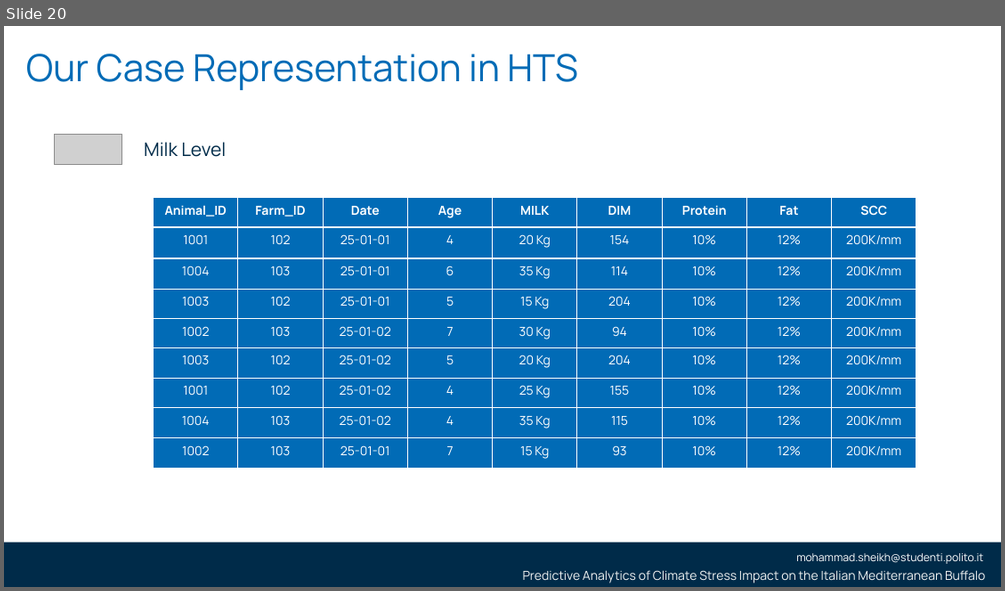
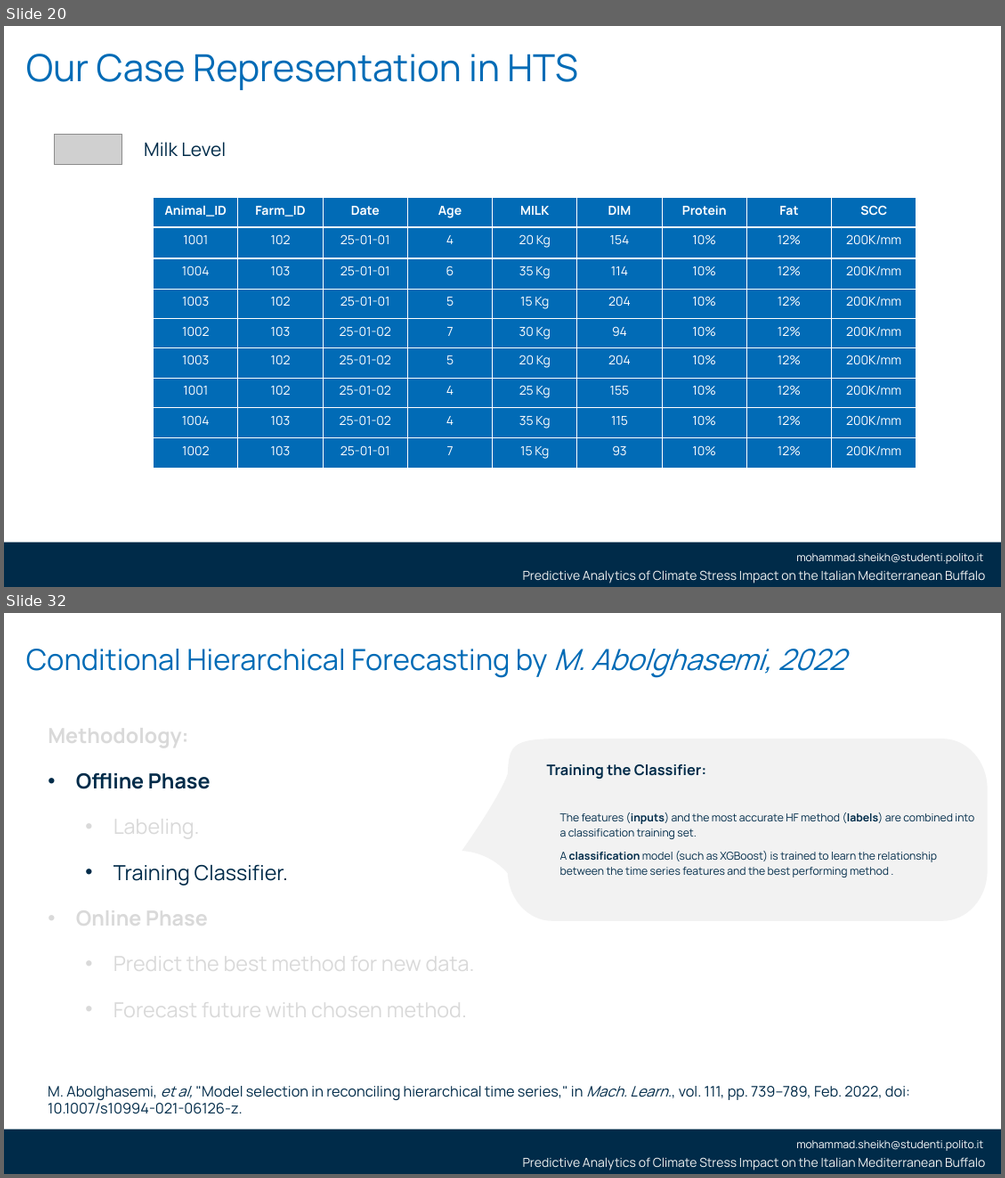
Before and after one commit to smsag99/Thesis, a slide deck: Presentation/thesisPresentation3.pptx. Shown one above the other, each under a label of ours: slide 20 before the commit, slides 20 and 32 after it; the slides between them are not shown. The pictures are 1005x591 and 1005x1178 pixels, drawn with LibreOffice and Linux fonts; fonts in the diff are those of the drawing; grey boxes stand for pictures; background and template pictures are left out. Boxes give left, top, right and bottom in pixels: in the first picture for what was removed or moved away, otherwise in the second. Text is boxed around its words. In the diff, an @@ line names an element or a change of style, - is before the commit and + after.

```diff
--- a/Presentation/thesisPresentation3.pptx
+++ b/Presentation/thesisPresentation3.pptx
@@ slide 32 added at box(4, 613, 1001, 1174), background #FFFFFF; not listed: 3 template elements that a slide beside it also shows @@
@@ text added at box(26, 649, 845, 678), 28 pt, text #006BB6 @@
+Conditional Hierarchical Forecasting by M. Abolghasemi, 2022
@@ text added at box(48, 721, 475, 1023), 20 pt, text #D9D9D9 @@
+Methodology:
+• Offline Phase
+  • Labeling.
+  • Training Classifier.
+• Online Phase
+  • Predict the best method for new data.
+  • Forecast future with chosen method.
@@ freeform shape added at box(507, 738, 987, 921), fill #F2F2F2 @@
@@ freeform shape added at box(462, 770, 568, 905), fill #F2F2F2 @@
@@ text added at box(547, 764, 706, 779), 14 pt, text #002B49, bold @@
+Training the Classifier:
@@ text added at box(560, 812, 974, 877), 10.5 pt, text #002B49 @@
+The features (inputs) and the most accurate HF method (labels) are combined into a classification training set.
+A classification model (such as XGBoost) is trained to learn the relationship between the time series features and the best performing method .
@@ text added at box(48, 1086, 910, 1114), 14 pt, text #002B49 @@
+M. Abolghasemi, et al, "Model selection in reconciling hierarchical time series," in Mach. Learn., vol. 111, pp. 739–789, Feb. 2022, doi: 10.1007/s10994-021-06126-z.
```
Also in this commit, not shown: 3 slides changed, 8 other slides added, 2 slides removed, 2 other files.
